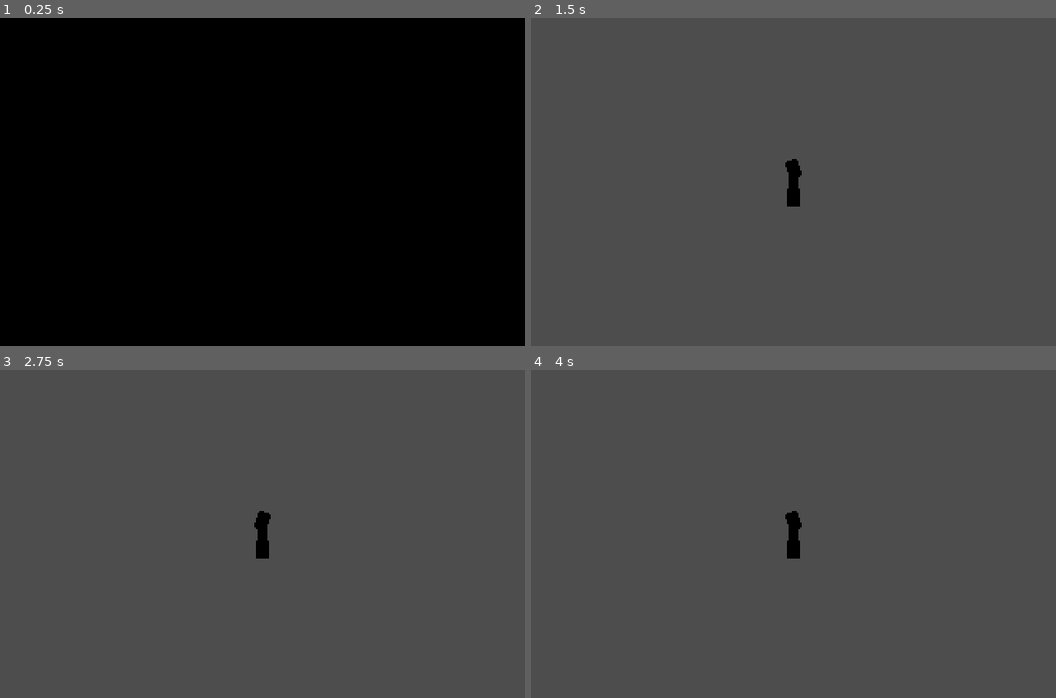
Above: before the commit, frames 1-4 (two rows, left to right).
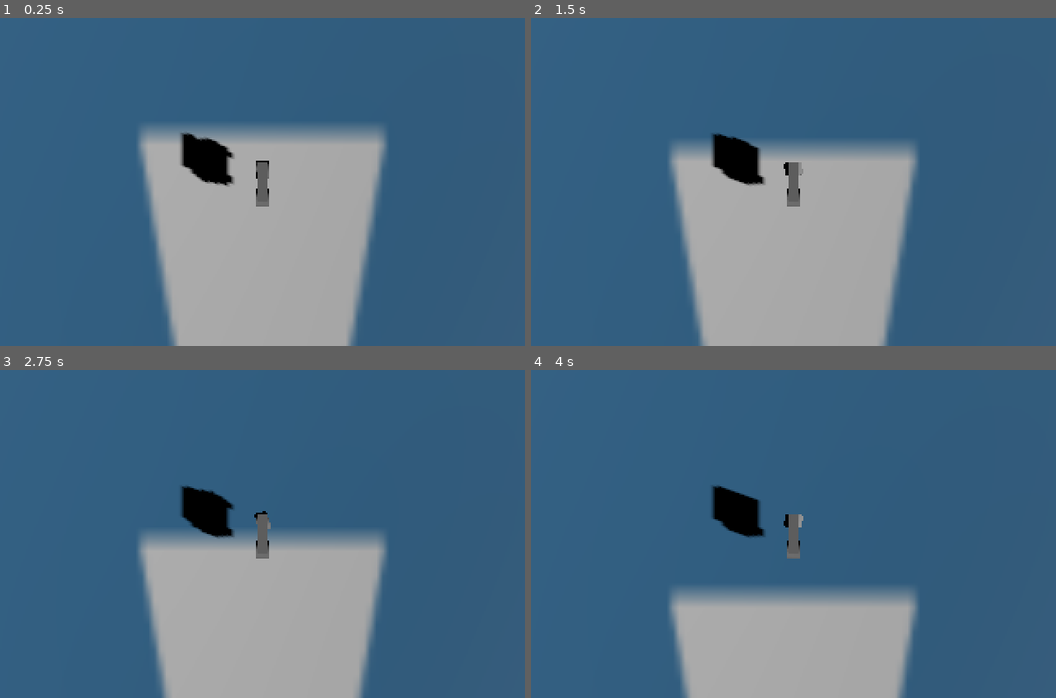
Above: after the commit, the same moments.

Repository: MGhaith/Cycle_Chump
Game: Godot game, scene res://prefabs/test_map.tscn
Same seed, same stepped clock (60 frames per second), same inputs: the game is played once before the commit and once after it. The engine's default icon, where the game draws it, is replaced by a stand-in: a white triangle on a blue panel in a dark square.
Inputs:
- Up to frame 1 (0.25 s): no input
- Up to frame 2 (1.5 s): hold D (right) 0.53-1.28 s; hold Shift (sprint, bound only after the commit) 0.53-1.28 s; hold A (left) from 1.28 s (still down); tap Shift (sprint, bound only after the commit) at 1.35 s
- Up to frame 3 (2.75 s): release A (left) at 2.03 s; hold D (right) from 2.03 s (still down); hold Shift (sprint, bound only after the commit) from 2.03 s (still down)
- Up to frame 4 (4 s): release Shift (sprint, bound only after the commit) at 2.78 s; tap Shift (sprint, bound only after the commit) at 2.85 s; release D (right) at 3.53 s; hold A (left) from 3.53 s (still down); hold Shift (sprint, bound only after the commit) from 3.53 s (still down)

The runs differ from the first frame. In frame 1, 99% of the frame differs, in the area x 0-100%, y 0-100%; in frame 2, 100%; in frame 3, 100%; in frame 4, 100%.

Commit message:
bike chnages

Diff:
--- a/PlayerBike.gd
+++ b/PlayerBike.gd
@@ -1,21 +1,26 @@
-extends CharacterBody3D
+extends VehicleBody3D
 
 @onready var body_mesh = $Bike
-@onready var front_wheel = $FrontWheel
+@onready var front_wheel = $front/FrontWheel
 
 @export var bike_speed = 5.0
-@export var steering = 18.0
-@export var gravity = 9.0
+@export var bike_max_speed = 8.0
 
+@export var steer_angle = 20.0
+var steer_speed = 3.0
 
-func _physics_process(delta):
-	if not is_on_floor():
-		velocity.y -= gravity * delta
+func  _ready():
+	constant_force.z = bike_speed
 
-	var input_dir = Input.get_axis("right", "left") * deg_to_rad(steering)
-	front_wheel.rotation.y = input_dir
+func _unhandled_input(event):
+	if event.is_action_pressed("sprint"):
+		print("sprinting")
 
+func _physics_process(_delta):
 
-	velocity.z = bike_speed * delta
+	var input_dir = Input.get_axis("right", "left") * deg_to_rad(steer_angle)
+	steering = lerp_angle(steering, input_dir, steer_speed)
+	#front_wheel.rotation.y = input_dir
+	#body_mesh.rotate(lerp(body_mesh.rotation_degrees, front_wheel.rotation_degrees, delta))
 
-	move_and_slide()
+	#move_and_slide()
--- a/prefabs/player.tscn
+++ /dev/null
@@ -1,18 +0,0 @@
-[gd_scene load_steps=4 format=3 uid="uid://d4lfyua8w7pna"]
-
-[ext_resource type="Script" path="res://scripts/player.gd" id="1_xh5kg"]
-[ext_resource type="Texture2D" uid="uid://fro5w0q1mglk" path="res://icon.svg" id="2_lfkkm"]
-
-[sub_resource type="CircleShape2D" id="CircleShape2D_ho4q8"]
-radius = 14.0
-
-[node name="Player" type="CharacterBody2D" node_paths=PackedStringArray("player")]
-script = ExtResource("1_xh5kg")
-player = NodePath(".")
-
-[node name="Sprite" type="Sprite2D" parent="."]
-scale = Vector2(0.2, 0.2)
-texture = ExtResource("2_lfkkm")
-
-[node name="CollisionShape2D" type="CollisionShape2D" parent="."]
-shape = SubResource("CircleShape2D_ho4q8")
--- a/prefabs/player_bike.tscn
+++ b/prefabs/player_bike.tscn
@@ -5,22 +5,38 @@
 [sub_resource type="SphereShape3D" id="SphereShape3D_aqoiy"]
 radius = 1.0
 
-[node name="PlayerBike" type="CharacterBody3D"]
+[node name="PlayerBike" type="VehicleBody3D"]
+axis_lock_linear_y = true
+mass = 5.0
 script = ExtResource("1_offvd")
 
 [node name="Bike" type="CSGBox3D" parent="."]
+transform = Transform3D(1, 0, 0, 0, 1, 0, 0, 0, 1, 0, 0.5, 0)
 size = Vector3(0.5, 1, 2)
 
+[node name="Camera3D" type="Camera3D" parent="Bike"]
+transform = Transform3D(-1, 8.74228e-08, 3.82137e-15, -3.04919e-23, -4.37114e-08, 1, 8.74228e-08, 1, 4.37114e-08, 2.10296e-12, 11.7664, 0)
+
 [node name="CollisionShape3D" type="CollisionShape3D" parent="."]
+transform = Transform3D(1, 0, 0, 0, 1, 0, 0, 0, 1, 0, 0.5, 0)
 shape = SubResource("SphereShape3D_aqoiy")
 
-[node name="Camera3D" type="Camera3D" parent="."]
-transform = Transform3D(-1, 8.74228e-08, 3.82137e-15, -1.5246e-23, -4.37114e-08, 1, 8.74228e-08, 1, 4.37114e-08, 2.08165e-12, 11.7664, 2.08165e-12)
+[node name="front" type="VehicleWheel3D" parent="."]
+transform = Transform3D(1, 0, 0, 0, 1, 0, 0, 0, 1, 0, 0.5, 0.716)
+use_as_steering = true
+wheel_friction_slip = 1.0
+suspension_travel = 0.1
 
-[node name="FrontWheel" type="CSGCylinder3D" parent="."]
-transform = Transform3D(-4.37114e-08, -1, 3.48787e-16, 1, -4.37114e-08, -3.48787e-16, 3.48787e-16, 3.48787e-16, 1, 0, 0, 0.715642)
+[node name="FrontWheel" type="CSGCylinder3D" parent="front"]
+transform = Transform3D(-4.37114e-08, -1, 0, 1, -4.37114e-08, 0, 0, 0, 1, 0, 0, 0)
 height = 0.697182
 
-[node name="RearWheel" type="CSGCylinder3D" parent="."]
-transform = Transform3D(-4.37114e-08, -1, 3.48787e-16, 1, -4.37114e-08, -3.48787e-16, 3.48787e-16, 3.48787e-16, 1, 0, 0, -0.854978)
+[node name="bach" type="VehicleWheel3D" parent="."]
+transform = Transform3D(1, 0, 0, 0, 1, 0, 0, 0, 1, 0, 0.5, -0.855)
+use_as_traction = true
+wheel_friction_slip = 0.7
+suspension_travel = 0.1
+
+[node name="RearWheel" type="CSGCylinder3D" parent="bach"]
+transform = Transform3D(-4.37114e-08, -1, 0, 1, -4.37114e-08, 0, 0, 0, 1, 0, 0, 0)
 height = 0.697182
--- a/prefabs/test_map.tscn
+++ b/prefabs/test_map.tscn
@@ -7,7 +7,7 @@
 albedo_texture = ExtResource("2_5eqbn")
 
 [sub_resource type="PlaneMesh" id="PlaneMesh_l2cs5"]
-size = Vector2(50, 50)
+size = Vector2(50, 200)
 
 [sub_resource type="WorldBoundaryShape3D" id="WorldBoundaryShape3D_ya3ho"]
 
@@ -15,7 +15,6 @@
 
 [node name="PlayerBike" parent="." instance=ExtResource("1_xrk30")]
 transform = Transform3D(1, 0, 0, 0, 1, 0, 0, 0, 1, 0, 1.25811, 0)
-bike_speed = 1500.0
 
 [node name="CSGMesh3D" type="CSGMesh3D" parent="."]
 material_override = SubResource("StandardMaterial3D_ujhgw")
@@ -25,3 +24,7 @@
 
 [node name="CollisionShape3D" type="CollisionShape3D" parent="CSGMesh3D/StaticBody3D"]
 shape = SubResource("WorldBoundaryShape3D_ya3ho")
+
+[node name="DirectionalLight3D" type="DirectionalLight3D" parent="."]
+transform = Transform3D(-0.332307, 0.3856, -0.860747, 0.138878, 0.922666, 0.359723, 0.932891, -1.39012e-08, -0.36016, 0, 4.36817, 0)
+shadow_enabled = true
--- a/project.godot
+++ b/project.godot
@@ -36,3 +36,8 @@
 "events": [Object(InputEventKey,"resource_local_to_scene":false,"resource_name":"","device":-1,"window_id":0,"alt_pressed":false,"shift_pressed":false,"ctrl_pressed":false,"meta_pressed":false,"pressed":false,"keycode":0,"physical_keycode":68,"key_label":0,"unicode":100,"echo":false,"script":null)
 ]
 }
+sprint={
+"deadzone": 0.5,
+"events": [Object(InputEventKey,"resource_local_to_scene":false,"resource_name":"","device":-1,"window_id":0,"alt_pressed":false,"shift_pressed":false,"ctrl_pressed":false,"meta_pressed":false,"pressed":false,"keycode":0,"physical_keycode":4194325,"key_label":0,"unicode":0,"echo":false,"script":null)
+]
+}
